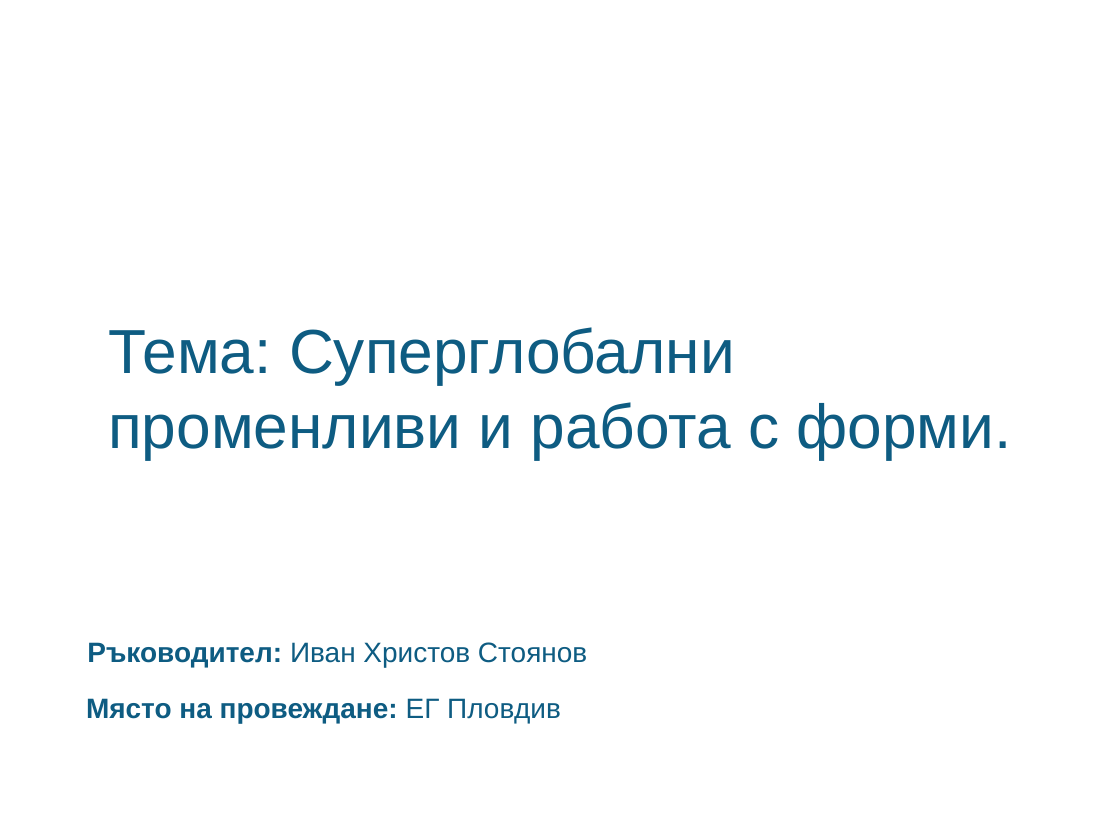
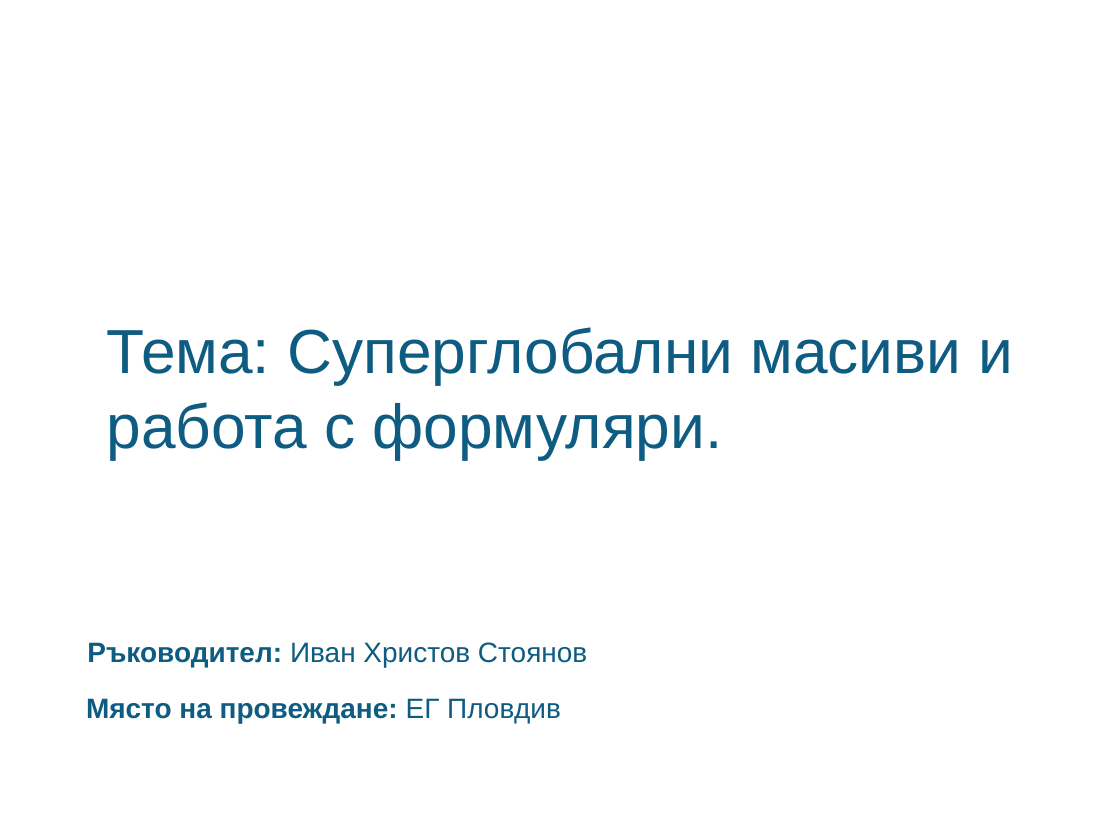
Before and after one commit to ivanstoynov/php-learning, a slide deck: slide 2 of Materials/PHP/Super global variables and work with formsi.ppt. Drawn at 1120x840 pixels with LibreOffice and Linux fonts; fonts in the diff are those of the drawing; background and template pictures are left out. Boxes give left, top, right and bottom in pixels: in the first picture for what was removed or moved away, otherwise in the second. Text is boxed around its words. In the diff, an @@ line names an element or a change of style, - is before the commit and + after.

```diff
--- a/Materials/PHP/Super global variables and work with formsi.ppt
+++ b/Materials/PHP/Super global variables and work with formsi.ppt
@@ text at [107, 327, 1013, 459]: text changed @@
-Тема: Суперглобални променливи и работа с форми.
+Тема: Суперглобални масиви и работа с формуляри.
```
Also in this commit, not shown: 2 other slides changed, 5 slides added, 2 other files.
